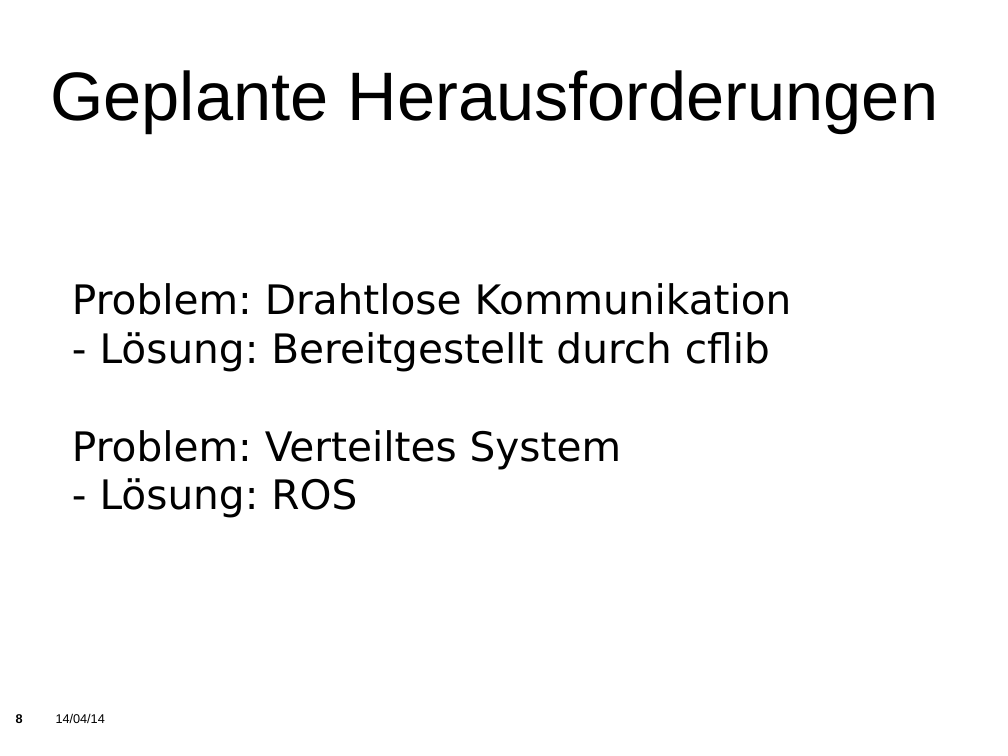
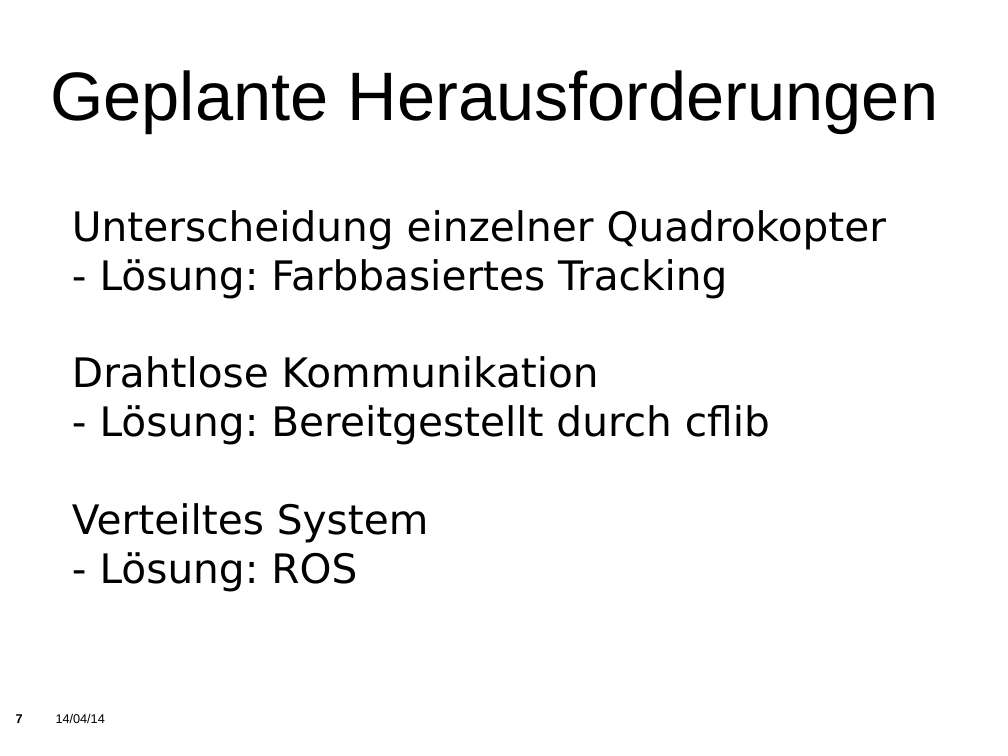
Before and after one commit to KITrokopter/Presentation, a slide deck: slide 7 of PresentationInTotal v0.1.odp (slide 8 before the commit). Drawn at 1008x756 pixels with LibreOffice and Linux fonts; fonts in the diff are those of the drawing; background and template pictures are left out. Boxes give left, top, right and bottom in pixels: in the first picture for what was removed or moved away, otherwise in the second. Text is boxed around its words. In the diff, an @@ line names an element or a change of style, - is before the commit and + after.

```diff
--- a/PresentationInTotal v0.1.odp
+++ b/PresentationInTotal v0.1.odp
@@ subtitle at (72,210,886,388): text changed @@
-Problem: Drahtlose Kommunikation
+Unterscheidung einzelner Quadrokopter
+- Lösung: Farbbasiertes Tracking
+Drahtlose Kommunikation
@@ subtitle at (72,503,429,543): text changed @@
-Problem: Verteiltes System
+Verteiltes System
@@ page number at (16,714,23,723): text changed @@
-8
+7
```
Also in this commit, not shown: 10 other slides changed, 3 slides removed.
